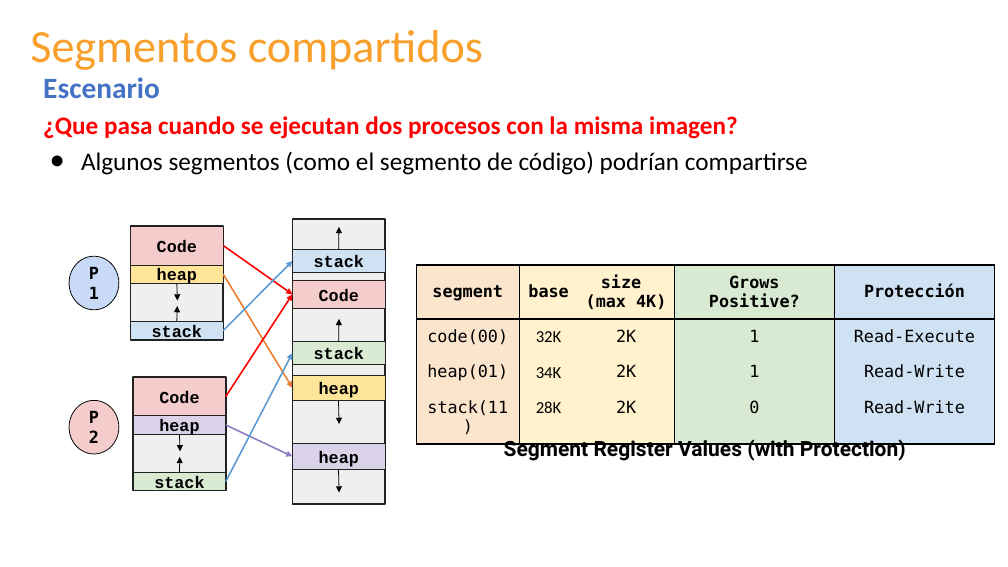
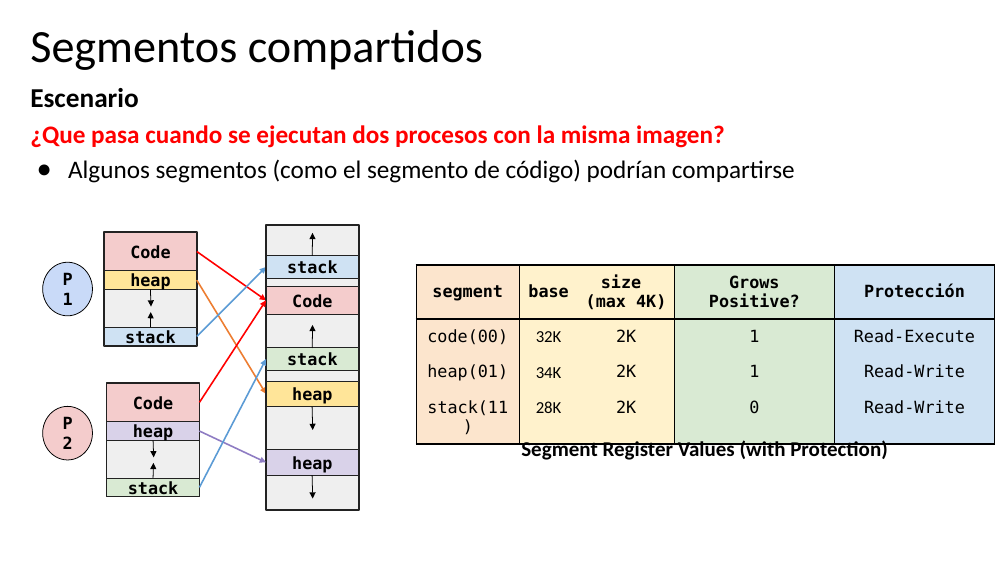
Before and after one commit to udea-so/apuntes_2026-2_SO-virtual, a slide deck: slide 55 of clase_09/SO_apuntes_clase9.pptx (slide 44 before the commit). Drawn at 1008x567 pixels with LibreOffice and Linux fonts; fonts in the diff are those of the drawing. Boxes give left, top, right and bottom in pixels: in the first picture for what was removed or moved away, otherwise in the second. Text is boxed around its words. In the diff, an @@ line names an element or a change of style, - is before the commit and + after.

```diff
--- a/clase_09/SO_apuntes_clase9.pptx
+++ b/clase_09/SO_apuntes_clase9.pptx
@@ title "Segmentos compartidos" at (30, 30, 483, 70): text colour #F8A02B to #000000 @@
@@ text "Escenario": place and size @@
-text "Escenario" at (43, 77, 808, 175)
+text "Escenario" at (30, 88, 795, 183)
@@ text at (30, 88, 138, 108): size 28 to 26 pt, text colour #4472C4 to #000000 in "Escenario" @@
@@ 14 rectangles, 14 arrows, 2 ellipses: place and size @@
-14 rectangles, 14 arrows, 2 ellipses at (69, 219, 386, 504)
+14 rectangles, 14 arrows, 2 ellipses at (42, 225, 359, 510)
@@ text "Segment Register Values (with Protection)" at (521, 439, 888, 463): font Roboto to Calibri @@
@@ font Courier New to DejaVu Sans Mono in 11 elements at (104, 232, 197, 271), (104, 271, 197, 290), (104, 327, 197, 346), (107, 383, 200, 422), (107, 422, 200, 441), (107, 478, 200, 497), (266, 287, 359, 315), (266, 256, 359, 279), (266, 381, 359, 407), (266, 348, 359, 371), (266, 450, 359, 476) @@
```
Also in this commit, not shown: 46 other slides changed, 12 slides added, 1 slide removed, 6 other files.
